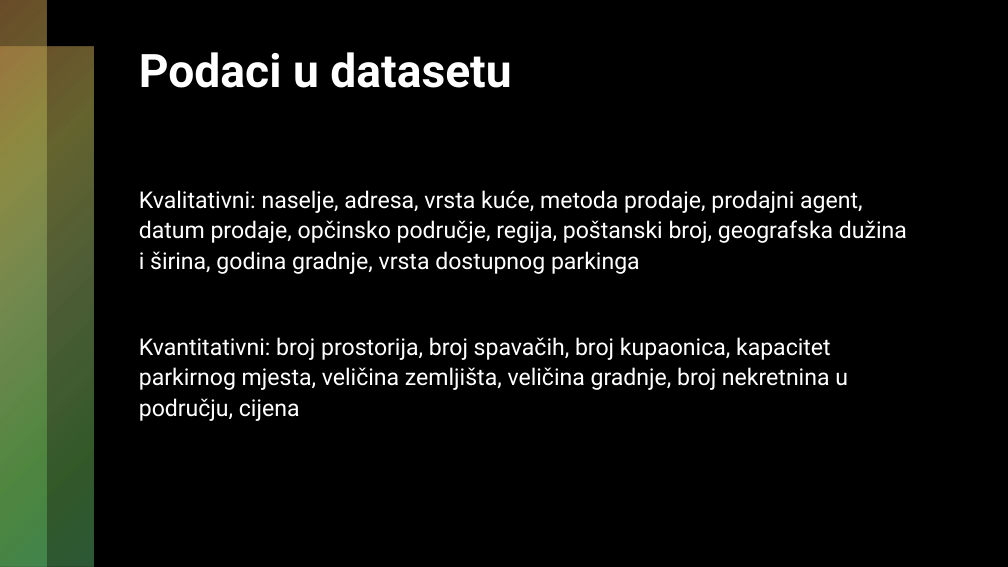
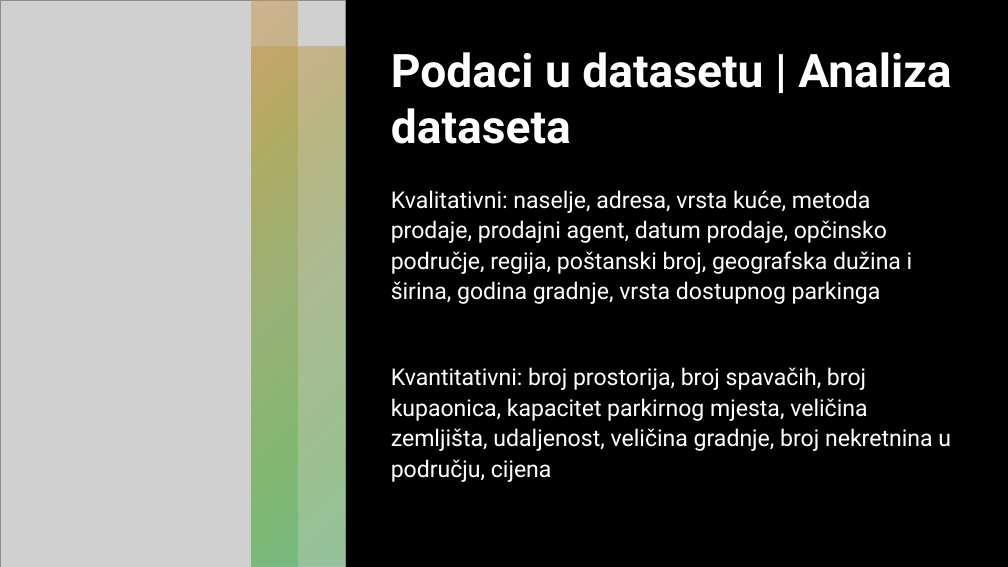
Before and after one commit to mateokocev/sirp, a slide deck: slide 3 of Analiza tržišta nekretnina u Melbouneu 2016-2018.pptx. Drawn at 1008x567 pixels with LibreOffice and Linux fonts; fonts in the diff are those of the drawing; grey boxes stand for pictures. Boxes give left, top, right and bottom in pixels: in the first picture for what was removed or moved away, otherwise in the second. Text is boxed around its words. In the diff, an @@ line names an element or a change of style, - is before the commit and + after.

```diff
--- a/Analiza tržišta nekretnina u Melbouneu 2016-2018.pptx
+++ b/Analiza tržišta nekretnina u Melbouneu 2016-2018.pptx
@@ rectangle added at (0, 0, 1008, 567), fill #000000 @@
@@ picture added at (0, 0, 345, 567) @@
@@ rectangle added at (251, 0, 298, 567), fill gradient #D19651 to #A9A64F to #90AB63 to #66B253 to #58B46B @@
@@ rectangle added at (251, 47, 345, 567), fill gradient #D19651 to #A9A64F to #90AB63 to #66B253 to #58B46B @@
@@ title at (391, 52, 951, 144): text changed @@
-Podaci u datasetu
+Podaci u datasetu | Analiza dataseta
@@ text "Kvalitativni: naselje, adresa, vrsta kuće, ...": place and size @@
-text "Kvalitativni: naselje, adresa, vrsta kuće, ..." at (139, 190, 907, 421)
+text "Kvalitativni: naselje, adresa, vrsta kuće, ..." at (391, 190, 951, 482)
@@ text at (391, 367, 951, 482): text changed @@
-Kvantitativni: broj prostorija, broj spavačih, broj kupaonica, kapacitet parkirnog mjesta, veličina zemljišta, veličina gradnje, broj nekretnina u području, cijena
+Kvantitativni: broj prostorija, broj spavačih, broj kupaonica, kapacitet parkirnog mjesta, veličina zemljišta, udaljenost, veličina gradnje, broj nekretnina u području, cijena
```
Also in this commit, not shown: 1 other slide changed, 38 slides added, 2 other files.
